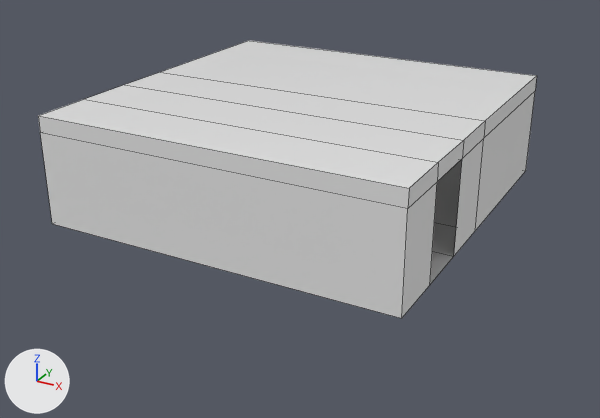
Two versions of the OBJ model assets/models/room.obj, one commit apart.
Camera for both pictures: a camera (50 mm lens) standing at (10.49, -19.48, 9.26) and looking at (0.33, -1.0, 0.02). Every picture has the same lights, and +X, +Y and +Z are marked at lower left. Mesh edges are drawn as thin lines. Where no turn or scale is listed for an object, it has been applied to the vertices.
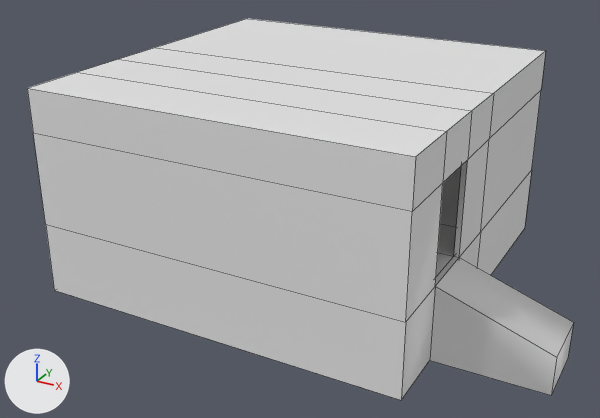
What differs and where, as boxes (x1, y1, x2, y2) in the pictures (600 x 418 px):
'Plane', reshaped (9% wider, 37% taller)
    before: (38, 40, 537, 318)
    after: (27, 18, 573, 400)
part 1 of me_plane, added
    after: (27, 18, 573, 400)
part 2 of me_plane, surface changed
    before: (38, 40, 537, 318)
    after: (436, 165, 462, 277)

The change, as a list of edits to the scene's bpy script:
```text
Change me_plane:
    used by ob_plane; location = (0.0, 0.0, 0.0)
    remove me_plane.from_pydata(...)  # 30 vertices, 27 faces; spans x -5.0..5.0, y -5.0..5.0, z 0.0..3.0
    add me_plane.from_pydata(...)  # 74 vertices, 68 faces; spans x -5.13..8.0, y -5.11..5.16, z -2.0..3.72
    me_plane part 1
    27 vertices are added at x -5.13..8.0, y -5.11..5.16, z -2.0..3.72
    11 new vertices lie (10.26, 0.0, 0.0) away from vertices in x -5.13, y -5.11..5.16, z -2.0..3.72
    6 new vertices lie (0.0, -5.13, 0.0) away from vertices in x -5.13..5.13, y 5.16, z -2.0..2.55
    2 new faces join them, mat_wook_001 (its picture is missing)
    39 new faces join them, mat_plaster_001 (its picture is missing)
    me_plane part 2: 27 kept faces spanning x -5.0..5.0, y -5.0..5.0, z 0.0..3.0 get new texture (UV) coordinates
```
